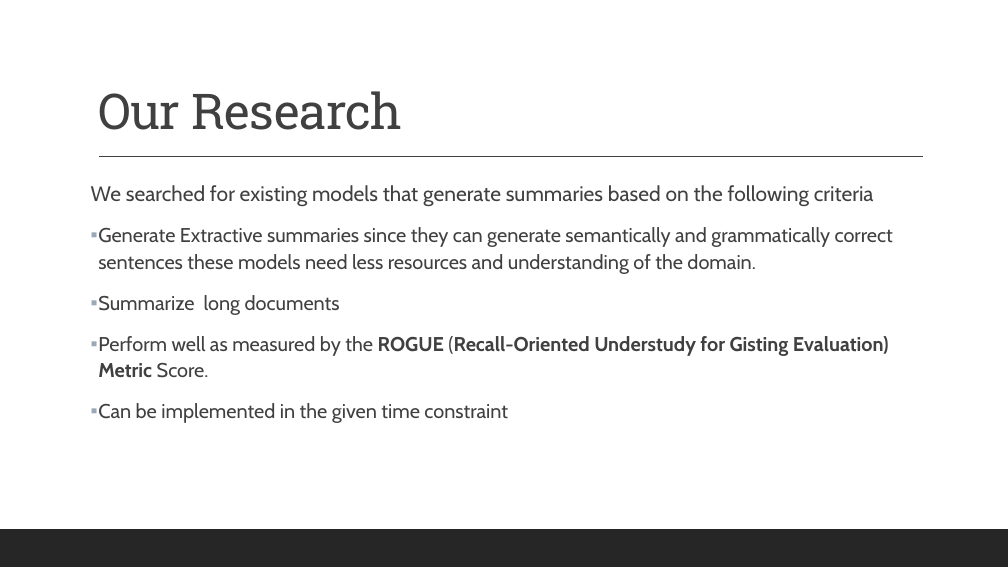
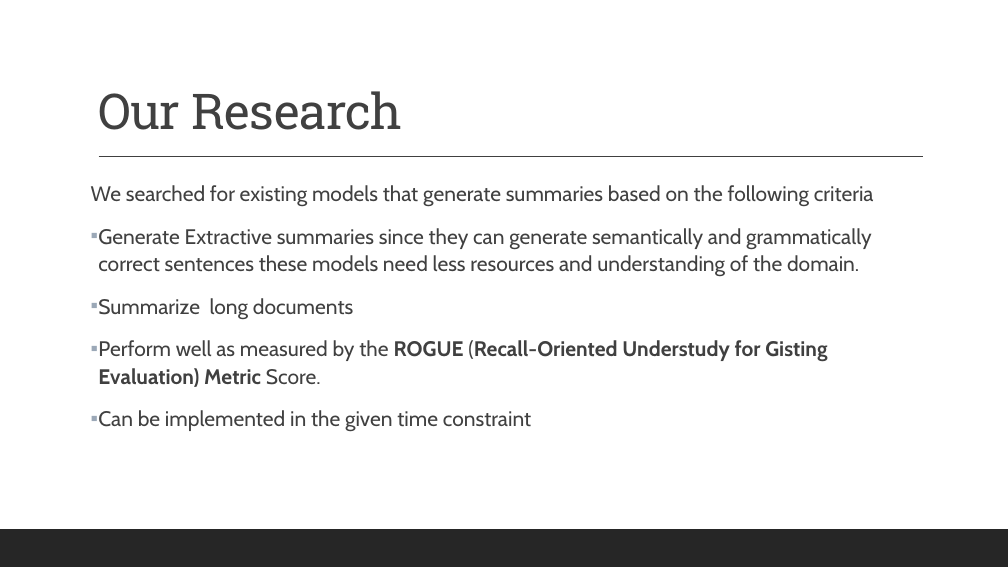
Before and after one commit to gufranpathan/case_law_g45, a slide deck: slide 6 of Group 45 Data Science for Case Law.pptx (slide 7 before the commit). Drawn at 1008x567 pixels with LibreOffice and Linux fonts; fonts in the diff are those of the drawing. Boxes give left, top, right and bottom in pixels: in the first picture for what was removed or moved away, otherwise in the second. Text is boxed around its words. In the diff, an @@ line names an element or a change of style, - is before the commit and + after.

```diff
--- a/Group 45 Data Science for Case Law.pptx
+++ b/Group 45 Data Science for Case Law.pptx
@@ text at bbox=[98, 228, 872, 432]: size 19 to 20 pt in "Generate Extractive summaries since they can generate ...", "Summarize long documents", "Perform well as measured by the ROGUE ...", "Can be implemented in the given time ..." @@
```
Also in this commit, not shown: 3 other slides changed.
